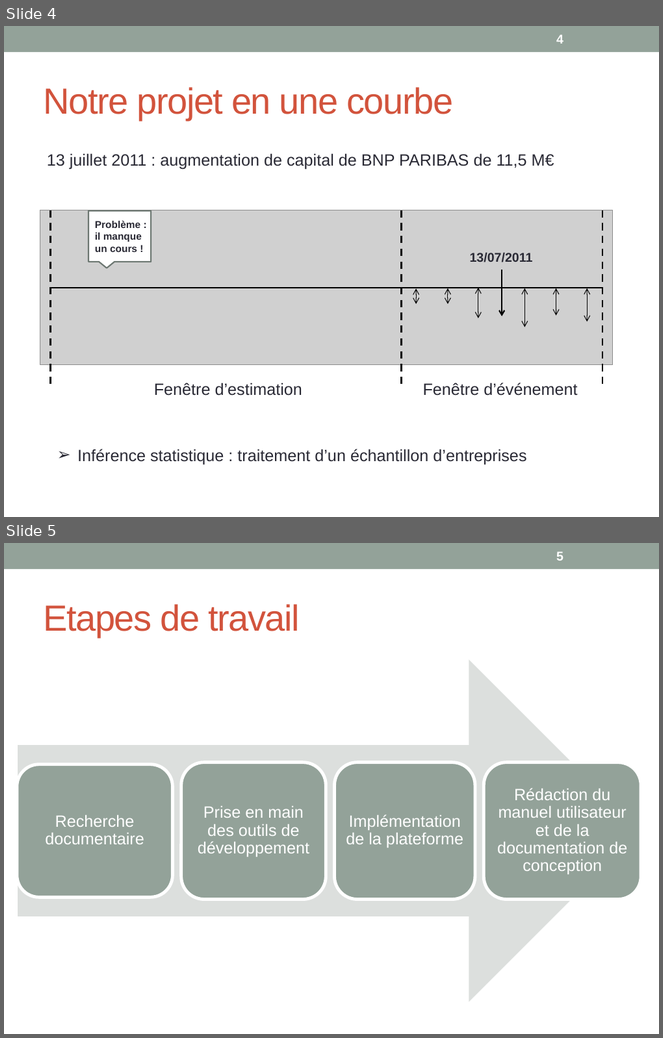
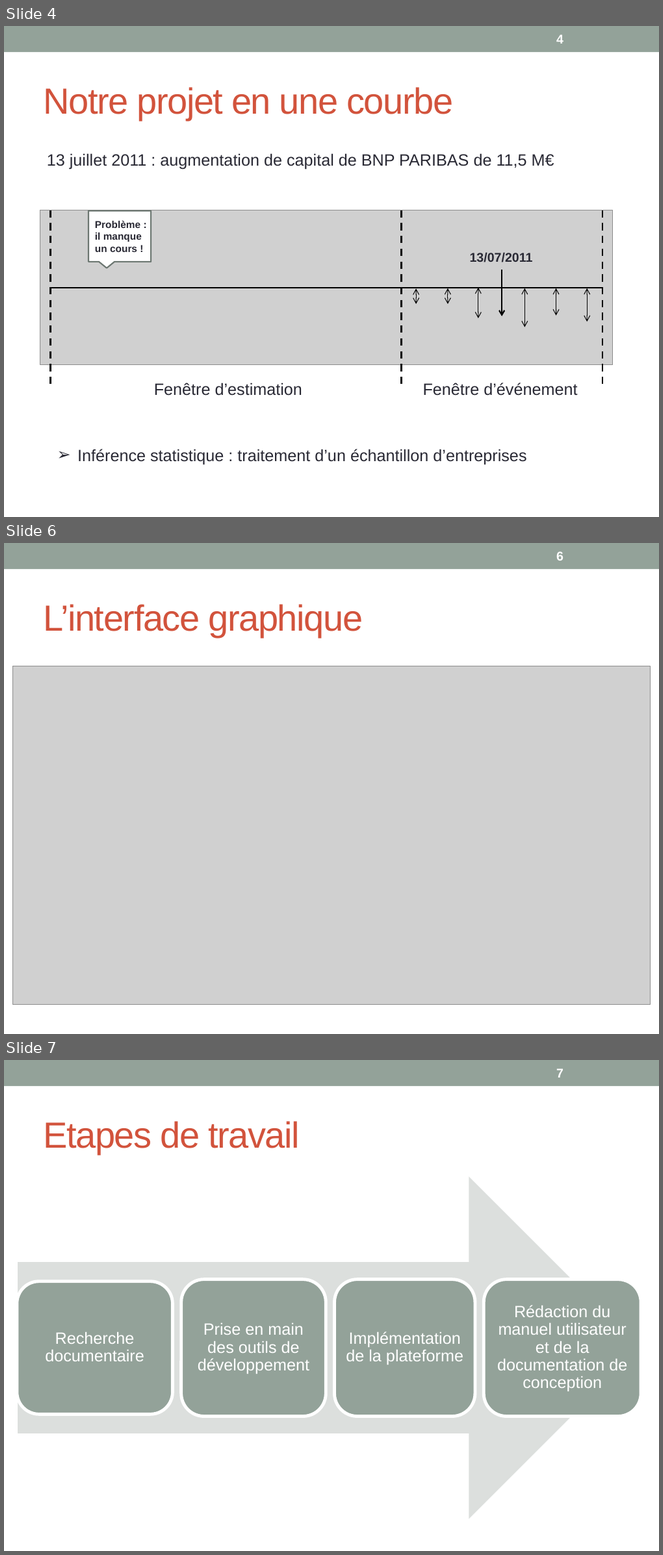
Before and after one commit to margotj38/Projet_de_spe, a slide deck: Sheme.pptx. Shown one above the other, each under a label of ours: slides 4 and 5 before the commit, slides 4, 6 and 7 after it; the slides between them are not shown. The pictures are 663x1038 and 663x1555 pixels, drawn with LibreOffice and Linux fonts; fonts in the diff are those of the drawing; grey boxes stand for pictures. Boxes give left, top, right and bottom in pixels: in the first picture for what was removed or moved away, otherwise in the second. Text is boxed around its words. In the diff, an @@ line names an element or a change of style, - is before the commit and + after.

```diff
--- a/Sheme.pptx
+++ b/Sheme.pptx
@@ slide 6 added at (x1=4, y1=543, x2=659, y2=1034), background #FFFFFF; not listed: 1 template element that a slide beside it also shows @@
@@ page number added at (x1=556, y1=551, x2=564, y2=561), 14 pt, text #FFFFFF, bold @@
+6
@@ title added at (x1=43, y1=604, x2=363, y2=637), 40 pt, text #D2533C @@
+L’interface graphique
@@ picture added at (x1=13, y1=667, x2=650, y2=1005) @@
@@ what was slide 5 is now slide 7 @@
@@ page number at (x1=556, y1=1068, x2=564, y2=1078): text changed @@
-5
+7
```
Also in this commit, not shown: 2 slides changed, 1 other slide added, 2 other files.
